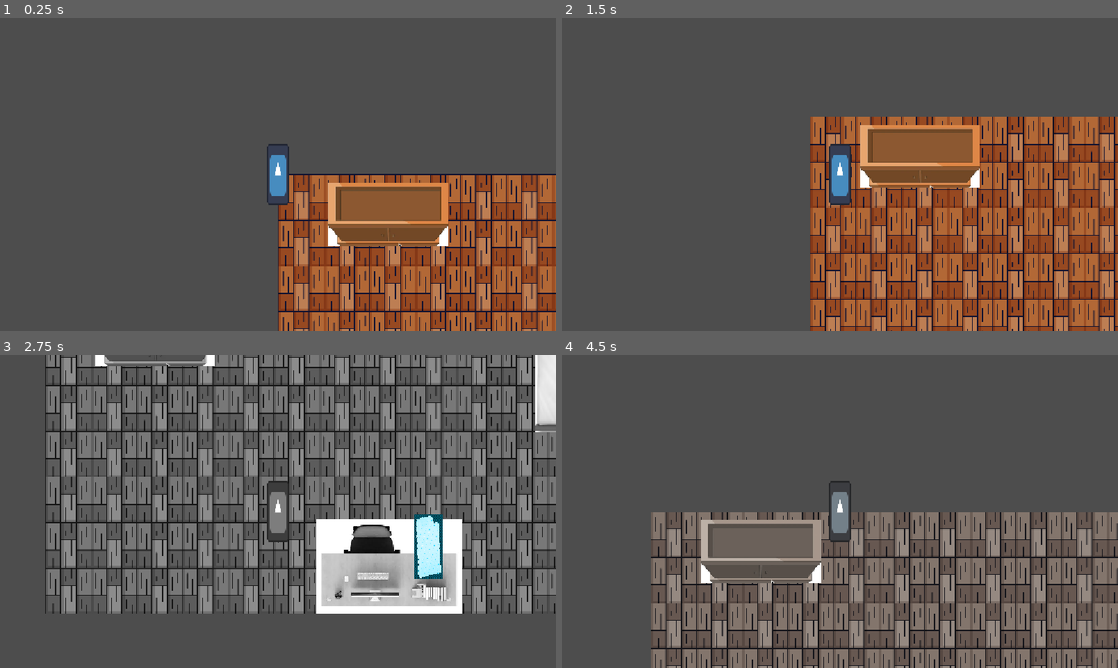
Above: before the commit, frames 1-4 (two rows, left to right).
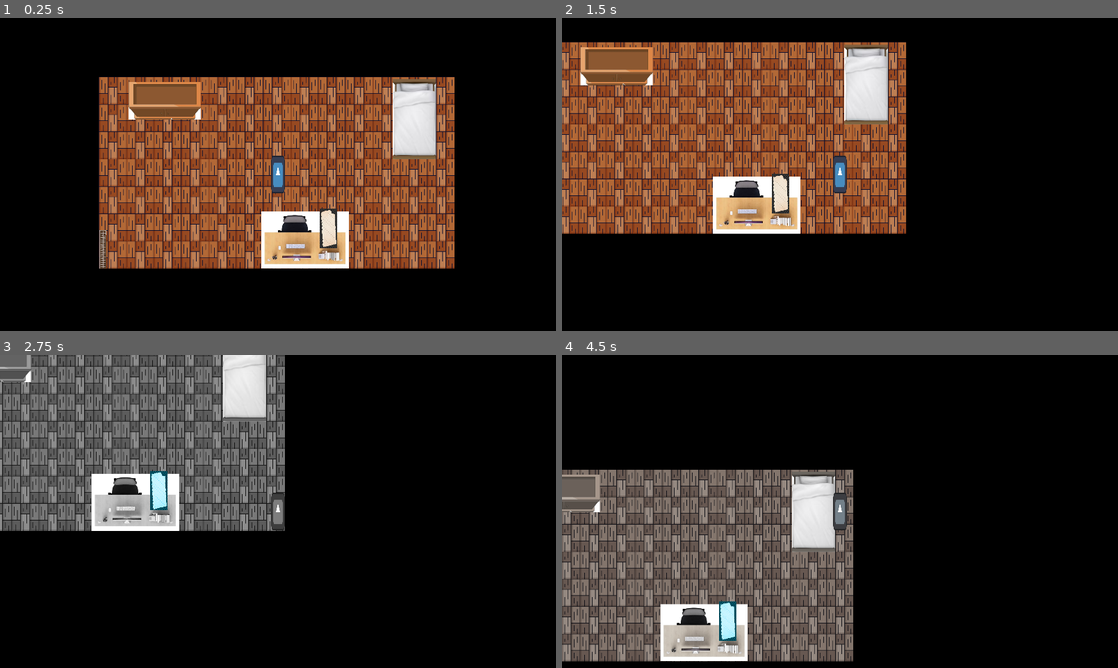
Above: after the commit, the same moments.

Repository: mohm-hyd/GoingToSchool
Game: Godot game, scene res://bedroom.tscn
The game is run twice, just before and just after one commit, with the same random seed, the same clock (stepped at 60 frames per second) and the same inputs. The engine's default icon, where the game draws it, is replaced by a stand-in: a white triangle on a blue panel in a dark square.
Inputs:
- Up to frame 1 (0.25 s): no input
- Up to frame 2 (1.5 s): tap Enter at 0.5 s; hold Right (move_right) 0.53-1.28 s; hold E (interact) 0.53-1.28 s; hold Down (move_down) from 1.28 s (still down); tap E (interact) at 1.35 s
- Up to frame 3 (2.75 s): release Down (move_down) at 2.03 s; hold Right (move_right) from 2.03 s (still down); hold Space (toggle_grayscale) from 2.03 s (still down); tap E (interact) at 2.3 s
- Up to frame 4 (4.5 s): release Right (move_right) at 2.78 s; release Space (toggle_grayscale) at 2.78 s; hold Up (move_up) 2.78-3.53 s; tap E (interact) at 2.85 s; hold E (interact) 3.53-4.28 s; hold Left (move_left) from 3.53 s (still down); tap Space (toggle_grayscale) at 4.25, 4.35 s

The runs differ from the first frame. In frame 1, 98% of the frame differs, in the area x 0-100%, y 0-100%; in frame 2, 98%; in frame 3, 84%; in frame 4, 91%.

Commit message:
added door prompt

Diff:
--- a/bedroom.tscn
+++ b/bedroom.tscn
@@ -8,6 +8,8 @@
 [ext_resource type="PackedScene" uid="uid://ckudr8chj1kgo" path="res://player.tscn" id="5_o412v"]
 [ext_resource type="PackedScene" uid="uid://b2re21ybqiky7" path="res://ghost_vision.tscn" id="6_6d2g4"]
 [ext_resource type="PackedScene" uid="uid://bk8jgpmdqbih2" path="res://clue_object.tscn" id="7_j12bj"]
+[ext_resource type="Texture2D" uid="uid://bf7jih8huv86k" path="res://art/door.png" id="8_dhkfy"]
+[ext_resource type="Script" uid="uid://dpwybtt3hh67x" path="res://door.gd" id="8_iwj3i"]
 [ext_resource type="PackedScene" uid="uid://djf7keuxeyyoh" path="res://ui.tscn" id="9_4ken1"]
 [ext_resource type="PackedScene" uid="uid://qr46hasb8oob" path="res://puzzle_ui.tscn" id="10_m2b15"]
 
@@ -426,10 +428,47 @@
 [sub_resource type="RectangleShape2D" id="RectangleShape2D_kd8bc"]
 size = Vector2(138.55276, 283.99792)
 
+[sub_resource type="SegmentShape2D" id="SegmentShape2D_tw3v3"]
+a = Vector2(-1014, 101)
+b = Vector2(203, 101)
+
+[sub_resource type="SegmentShape2D" id="SegmentShape2D_m2b15"]
+a = Vector2(-890, 6)
+b = Vector2(327, 8)
+
+[sub_resource type="SegmentShape2D" id="SegmentShape2D_dhkfy"]
+a = Vector2(-14, -340)
+b = Vector2(-12, 141)
+
+[sub_resource type="SegmentShape2D" id="SegmentShape2D_iwj3i"]
+a = Vector2(173, 707)
+b = Vector2(175, 55)
+
 [sub_resource type="PhysicsMaterial" id="PhysicsMaterial_ui2oe"]
 bounce = 0.2
 
+[sub_resource type="RectangleShape2D" id="RectangleShape2D_iwj3i"]
+size = Vector2(20, 126)
+
+[sub_resource type="RectangleShape2D" id="RectangleShape2D_jsdaq"]
+size = Vector2(75, 158)
+
 [node name="Bedroom" type="Node2D" unique_id=1185810557]
+
+[node name="Background" type="CanvasLayer" parent="." unique_id=1530136866]
+layer = -1
+
+[node name="BlackBackground" type="ColorRect" parent="Background" unique_id=826389738]
+anchors_preset = 15
+anchor_right = 1.0
+anchor_bottom = 1.0
+offset_left = -607.0
+offset_top = -378.0
+offset_bottom = 36.0
+grow_horizontal = 2
+grow_vertical = 2
+color = Color(0, 0, 0, 1)
+metadata/_edit_lock_ = true
 
 [node name="World" type="CanvasGroup" parent="." unique_id=1508815095]
 material = SubResource("ShaderMaterial_onrkg")
@@ -480,6 +519,26 @@
 shape = SubResource("RectangleShape2D_kd8bc")
 
 [node name="Player" parent="World" unique_id=1572405853 instance=ExtResource("5_o412v")]
+position = Vector2(619, 337)
+
+[node name="RoomBoundaries" type="StaticBody2D" parent="World" unique_id=1600411069]
+position = Vector2(853, -101)
+
+[node name="TopWall" type="CollisionShape2D" parent="World/RoomBoundaries" unique_id=190521701]
+position = Vector2(175, -5)
+shape = SubResource("SegmentShape2D_tw3v3")
+
+[node name="BottomWall" type="CollisionShape2D" parent="World/RoomBoundaries" unique_id=1494914929]
+position = Vector2(45, 752)
+shape = SubResource("SegmentShape2D_m2b15")
+
+[node name="LeftWall" type="CollisionShape2D" parent="World/RoomBoundaries" unique_id=1077097010]
+position = Vector2(-840, 442)
+shape = SubResource("SegmentShape2D_dhkfy")
+
+[node name="RightWall" type="CollisionShape2D" parent="World/RoomBoundaries" unique_id=288946376]
+position = Vector2(201, 49)
+shape = SubResource("SegmentShape2D_iwj3i")
 
 [node name="ClueObjects" type="Node2D" parent="." unique_id=12520825]
 
@@ -488,13 +547,37 @@
 scale = Vector2(0.059460595, 0.13522395)
 
 [node name="Door" type="StaticBody2D" parent="." unique_id=1397144151]
-position = Vector2(5, 549)
+position = Vector2(15, 619)
 physics_material_override = SubResource("PhysicsMaterial_ui2oe")
+script = ExtResource("8_iwj3i")
+metadata/_edit_group_ = true
+
+[node name="Sprite2D" type="Sprite2D" parent="Door" unique_id=155933831]
+position = Vector2(0, -23.499996)
+scale = Vector2(0.27906978, 0.5037878)
+texture = ExtResource("8_dhkfy")
+
+[node name="CollisionShape2D" type="CollisionShape2D" parent="Door" unique_id=184406473]
+position = Vector2(0, -25)
+shape = SubResource("RectangleShape2D_iwj3i")
+debug_color = Color(0.5098907, 0.45008326, 0.9350613, 0.41960785)
+
+[node name="InteractionArea" type="Area2D" parent="Door" unique_id=424637752]
+
+[node name="CollisionShape2D" type="CollisionShape2D" parent="Door/InteractionArea" unique_id=2046137527]
+position = Vector2(21.5, -44)
+shape = SubResource("RectangleShape2D_jsdaq")
+debug_color = Color(0.87845, 0.2921887, 0.46096027, 0.41960785)
 
 [node name="GhostVision" parent="." unique_id=1856865992 instance=ExtResource("6_6d2g4")]
 
 [node name="ColorRect" parent="GhostVision" index="0" unique_id=1797916957 node_paths=PackedStringArray("world")]
+offset_left = -651.0
+offset_top = -284.0
+offset_right = -252.0
+offset_bottom = 134.0
 world = NodePath("../../World")
+metadata/_edit_lock_ = true
 
 [node name="UI" parent="." unique_id=17427004 instance=ExtResource("9_4ken1")]
 
--- a/clue_object.gd
+++ b/clue_object.gd
@@ -4,7 +4,7 @@
 
 @export var puzzle_id: String = "wardrobe_sequence"
 @export var puzzle_title: String = "The Forgotten Pattern"
-@export_multiline var puzzle_description: String = "Repeat the symbols in the order revealed by the clue."
+@export_multiline var puzzle_description: String = "Repeat the symbols in the order revealed by the clues."
 
 @export var available_symbols: Array[String] = ["☾", "★", "◉", "⚿"]
 @export var correct_sequence: Array[String] = ["☾", "◉", "★", "⚿"]
--- a/clue_object.tscn
+++ b/clue_object.tscn
@@ -13,14 +13,16 @@
 script = ExtResource("1_2ohoc")
 metadata/_edit_group_ = true
 
+[node name="Sprite2D" type="Sprite2D" parent="." unique_id=235740605]
+texture = ExtResource("1_t4x4c")
+
 [node name="CollisionShape2D" type="CollisionShape2D" parent="." unique_id=227132675]
-scale = Vector2(-1.074351, -0.94983816)
+rotation = 3.1415927
+scale = Vector2(1.074351, 0.94983816)
 shape = SubResource("CapsuleShape2D_kd8bc")
 debug_color = Color(0.1619797, 0.6225108, 0.48174596, 0.41960785)
 
-[node name="Sprite2D" type="Sprite2D" parent="." unique_id=235740605]
-texture = ExtResource("1_t4x4c")
-
 [node name="Highlight" type="Sprite2D" parent="." unique_id=816449145]
 visible = false
+scale = Vector2(0.9999999, 0.9999998)
 texture = ExtResource("2_2ohoc")
--- /dev/null
+++ b/door.gd
@@ -0,0 +1,27 @@
+extends StaticBody2D
+
+@export var locked_message: String = \
+	"You can't leave yet. You haven't unlocked the safe."
+
+@onready var door_prompt: Label = \
+	get_node("../UI/DoorInteractionPrompt")
+
+@onready var message_timer: Timer = \
+	get_node("../UI/DoorMessageTimer")
+
+
+func can_interact() -> bool:
+	return true
+
+
+func interact() -> void:
+	door_prompt.text = locked_message
+	door_prompt.show()
+	message_timer.start()
+
+func _ready() -> void:
+	message_timer.timeout.connect(_on_message_timer_timeout)
+
+
+func _on_message_timer_timeout() -> void:
+	door_prompt.hide()
--- a/project.godot
+++ b/project.godot
@@ -17,8 +17,9 @@
 
 [display]
 
-window/stretch/mode="canvas_items"
-window/stretch/aspect="expand"
+window/size/viewport_width=1920
+window/size/viewport_height=1080
+window/stretch/mode="viewport"
 
 [input]
 
--- a/puzzle_ui.tscn
+++ b/puzzle_ui.tscn
@@ -18,15 +18,19 @@
 anchors_preset = 15
 anchor_right = 1.0
 anchor_bottom = 1.0
+offset_top = 6.0
+offset_bottom = 6.0
 grow_horizontal = 2
 grow_vertical = 2
 
 [node name="PuzzlePanel" type="PanelContainer" parent="DimBackground/CenterContainer" unique_id=733858487]
-custom_minimum_size = Vector2(520, 360)
+custom_minimum_size = Vector2(960, 840)
 layout_mode = 2
 
 [node name="Content" type="VBoxContainer" parent="DimBackground/CenterContainer/PuzzlePanel" unique_id=873191740]
 layout_mode = 2
+theme_override_constants/separation = 16
+alignment = 1
 
 [node name="Title" type="Label" parent="DimBackground/CenterContainer/PuzzlePanel/Content" unique_id=580916253]
 custom_minimum_size = Vector2(400, 0)
--- a/ui.tscn
+++ b/ui.tscn
@@ -16,3 +16,18 @@
 offset_right = 680.0
 offset_bottom = 347.0
 text = "Press E to inspect"
+
+[node name="DoorInteractionPrompt" type="Label" parent="." unique_id=639672698]
+visible = false
+custom_minimum_size = Vector2(200, 0)
+layout_mode = 0
+offset_left = 70.0
+offset_top = 290.0
+offset_right = 289.0
+offset_bottom = 339.0
+text = "You can't leave yet,  you haven't found your keys"
+autowrap_mode = 2
+
+[node name="DoorMessageTimer" type="Timer" parent="." unique_id=194088386]
+wait_time = 2.0
+one_shot = true
Binary file added: art/door.png
Not shown, added: art/door.png.import
Not shown, added: door.gd.uid
